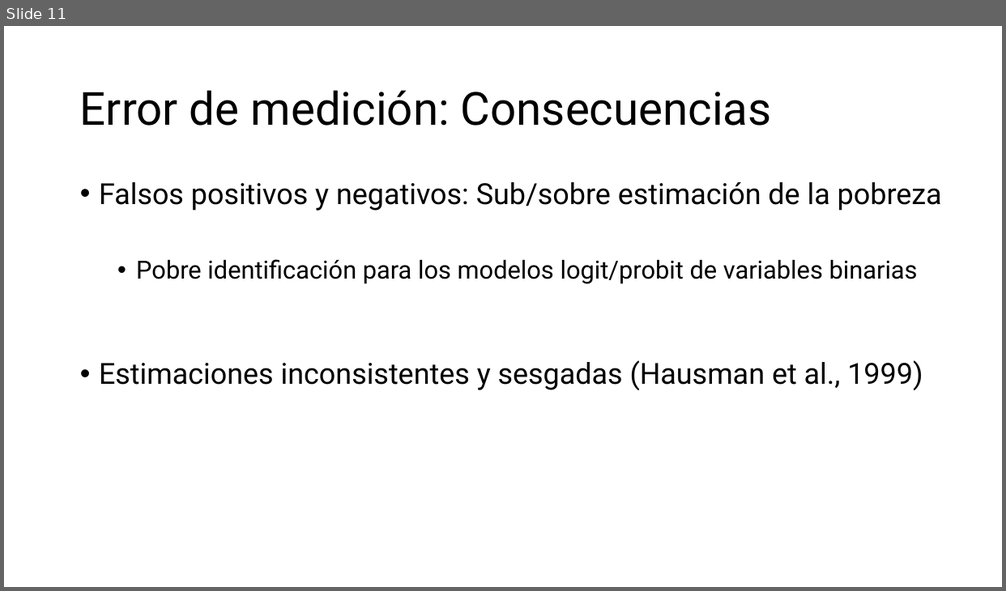
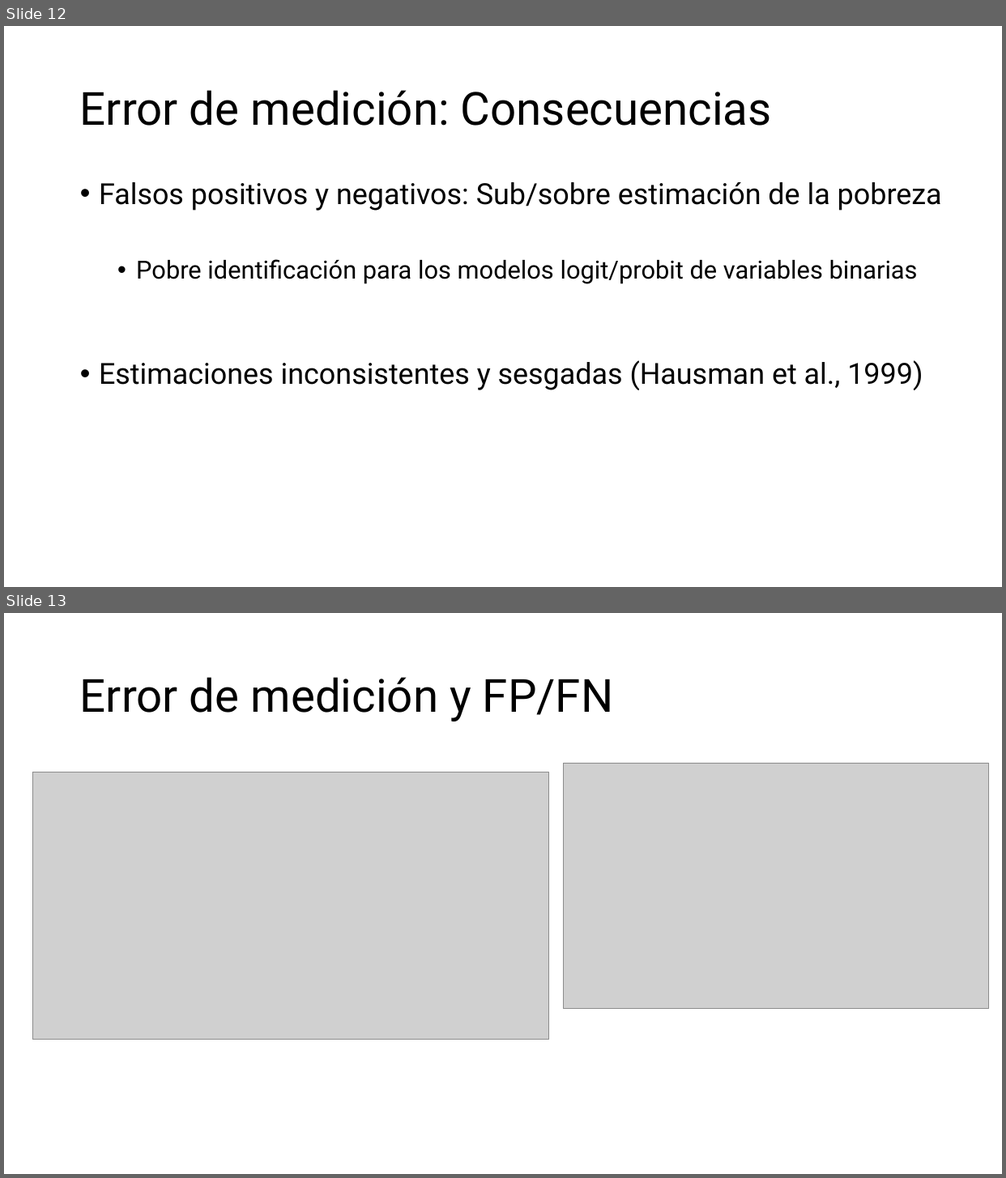
Before and after one commit to hectornajera83/PobrezaDesigualdad2025, a slide deck: Taller_MedicionPobreza.pptx. Shown one above the other, each under a label of ours: slide 11 before the commit, slides 12 and 13 after it. The pictures are 1006x591 and 1006x1178 pixels, drawn with LibreOffice and Linux fonts; fonts in the diff are those of the drawing; grey boxes stand for pictures. Boxes give left, top, right and bottom in pixels: in the first picture for what was removed or moved away, otherwise in the second. Text is boxed around its words. In the diff, an @@ line names an element or a change of style, - is before the commit and + after.

```diff
--- a/Taller_MedicionPobreza.pptx
+++ b/Taller_MedicionPobreza.pptx
@@ slide 13 added at (4,613,1002,1174), background #FFFFFF @@
@@ title added at (80,677,613,722), 44 pt, text #000000 @@
+Error de medición y FP/FN
@@ picture added at (33,773,550,1040) @@
@@ picture added at (563,763,988,1009) @@
@@ what was slide 11 is now slide 12 @@
```
Also in this commit, not shown: 1 other slide added.
